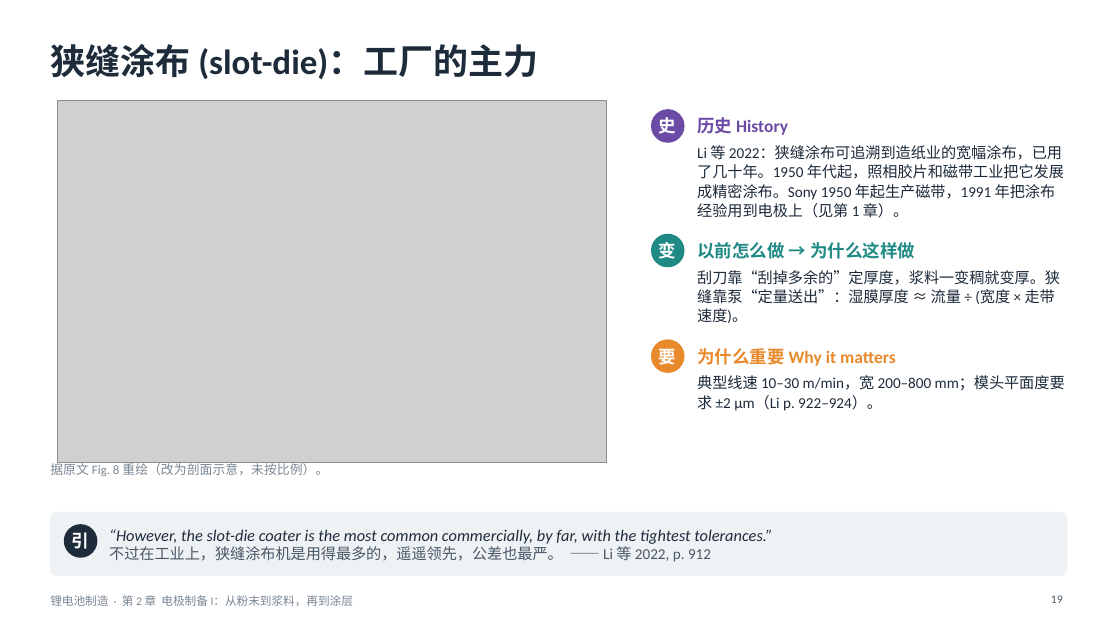
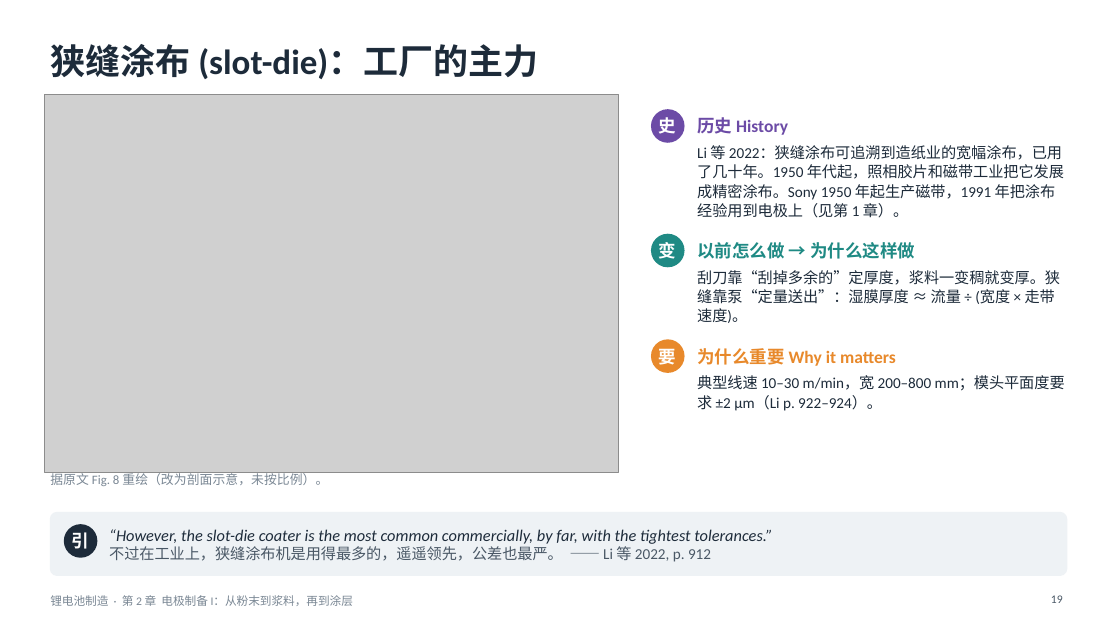
Before and after one commit to zhaoyuw44-lang/Trash, a slide deck: slide 19 of slides/decks/batmfg/batmfg_ch2.pptx. Drawn at 1120x630 pixels with LibreOffice and Linux fonts; fonts in the diff are those of the drawing; grey boxes stand for pictures. Boxes give left, top, right and bottom in pixels: in the first picture for what was removed or moved away, otherwise in the second. Text is boxed around its words. In the diff, an @@ line names an element or a change of style, - is before the commit and + after.

```diff
--- a/slides/decks/batmfg/batmfg_ch2.pptx
+++ b/slides/decks/batmfg/batmfg_ch2.pptx
@@ picture: place and size @@
-picture at [58, 101, 607, 462]
+picture at [45, 94, 618, 472]
@@ text "据原文 Fig. 8 重绘（改为剖面示意，未按比例）。": place and size @@
-text "据原文 Fig. 8 重绘（改为剖面示意，未按比例）。" at [50, 461, 328, 476]
+text "据原文 Fig. 8 重绘（改为剖面示意，未按比例）。" at [50, 471, 328, 486]
```
Also in this commit, not shown: 6 other slides changed, 9 other files.
